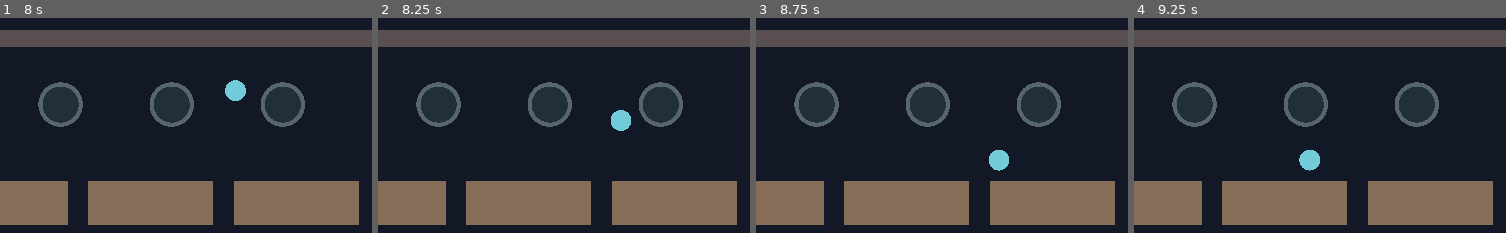
Above: before the commit, frames 1-4 (left to right).
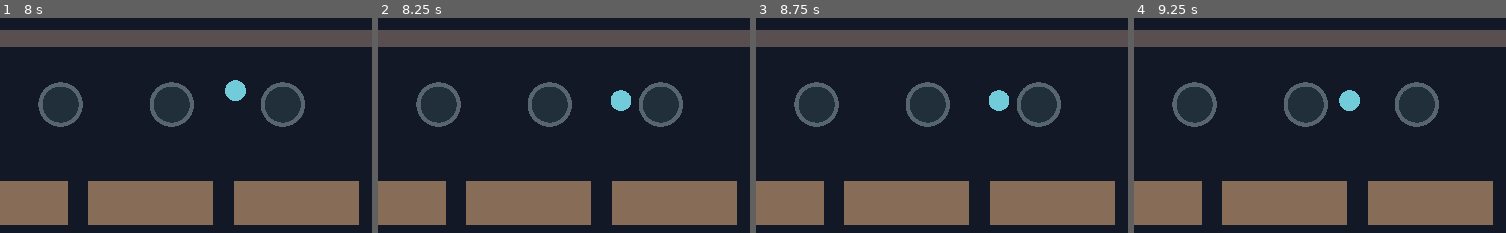
Above: after the commit, the same moments.

Repository: DoctorStrangeSH/Last-Ritual
Game: Godot game, scene res://scenes/run_loop.tscn
Two runs of this game, one before a commit and one after it. Both use one fixed random seed, a clock stepped at 60 frames per second and the inputs below.
Inputs (mouse positions are % of the whole screen's width and height, from its top left):
- Up to frame 1 (8 s): tap Enter at 0.5, 2, 3.5 s; move the mouse to (72, 44) at 0.52 s; hold Right (ui_right) 0.53-1.28 s; tap H at 0.6, 1.35, 2.3, 2.85, 3.6, 4.55, 5.1, 5.85, 6.8, 7.35 s; click (72, 44) at 0.67 s; tap Space at 1.25, 2.75, 4.25 s; move the mouse to (27, 54) at 1.27 s; hold Down (ui_down) 1.28-2.03 s; move the mouse to (59, 26) at 2.02 s; hold Right (ui_right) 2.03-2.78 s; tap R at 2.1, 4.35, 6.6 s; move the mouse to (43, 70) at 2.77 s; hold Up (ui_up) 2.78-3.53 s; click (43, 70) at 2.92 s; move the mouse to (81, 64) at 3.52 s; hold Left (ui_left) 3.53-5.03 s; move the mouse to (16, 33) at 4.27 s; move the mouse to (54, 49) at 5.02 s; hold Down (ui_down) 5.03-5.78 s; click (54, 49) at 5.17 s; move the mouse to (32, 23) at 5.77 s; hold Right (ui_right) 5.78-6.53 s; move the mouse to (72, 44) at 6.52 s; hold Up (ui_up) 6.53-7.28 s; move the mouse to (27, 54) at 7.27 s; hold Right (ui_right) from 7.28 s (still down); click (27, 54) at 7.42 s
- Up to frame 2 (8.25 s): move the mouse to (59, 26) at 8.02 s; release Right (ui_right) at 8.03 s; hold Down (ui_down) from 8.03 s (still down); tap H at 8.1 s
- Up to frame 3 (8.75 s): keep holding Down (ui_down)
- Up to frame 4 (9.25 s): move the mouse to (43, 70) at 8.77 s; release Down (ui_down) at 8.78 s; hold Left (ui_left) from 8.78 s (still down); tap R at 8.85 s; tap H at 9.05 s
The pictures show only the part of the screen within x 27-77%, y 47-97%; the shares and areas given below are measured in that part.

Frame 1 is identical in both runs. In frame 2, 0.8% of the frame differs, in the area x 62-69%, y 33-53%; in frame 3, 0.8%; in frame 4, 0.9%, in the area x 44-61%, y 33-72%.

Commit message:
feat(v5): pause tower defense while controls help is open

Diff:
--- a/scripts/topdown_td_prototype.gd
+++ b/scripts/topdown_td_prototype.gd
@@ -23,6 +23,7 @@
 var wave_number := 0
 var altar_hp := 100
 var defense_state := "playing" # playing, won, lost
+var help_visible := false
 const RESTART_BUTTON := Rect2(455, 350, 242, 58)
 var enemies_spawned := 0
 var enemies_escaped := 0
@@ -271,7 +272,7 @@
     queue_redraw()
 
 func _process(delta: float) -> void:
-    if defense_state != "playing":
+    if help_visible or defense_state != "playing":
         return
     if wave_number == 3 and enemies.is_empty():
         defense_state = "won"
@@ -362,7 +363,16 @@
     queue_redraw()
     return true
 
+func toggle_controls_help() -> void:
+    help_visible = not help_visible
+    queue_redraw()
+
 func _unhandled_input(event: InputEvent) -> void:
+    if event is InputEventKey and event.pressed and not event.echo and event.keycode == KEY_H:
+        toggle_controls_help()
+        return
+    if help_visible:
+        return
     if event is InputEventKey and event.pressed and event.keycode == KEY_R and defense_state != "playing":
         restart_defense()
         return
